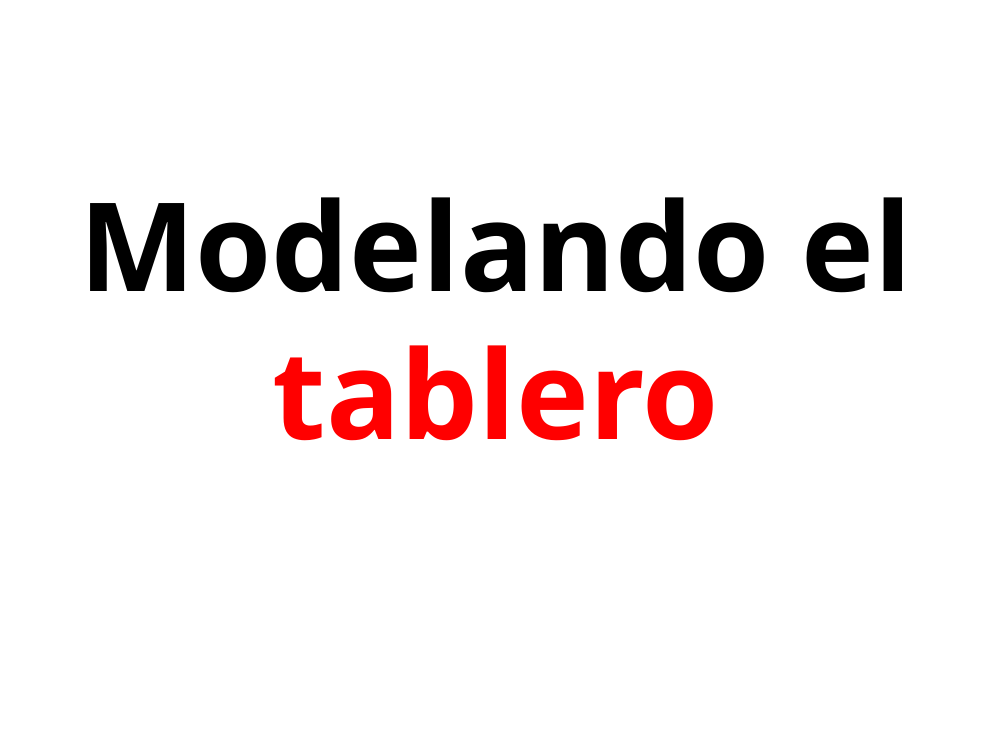
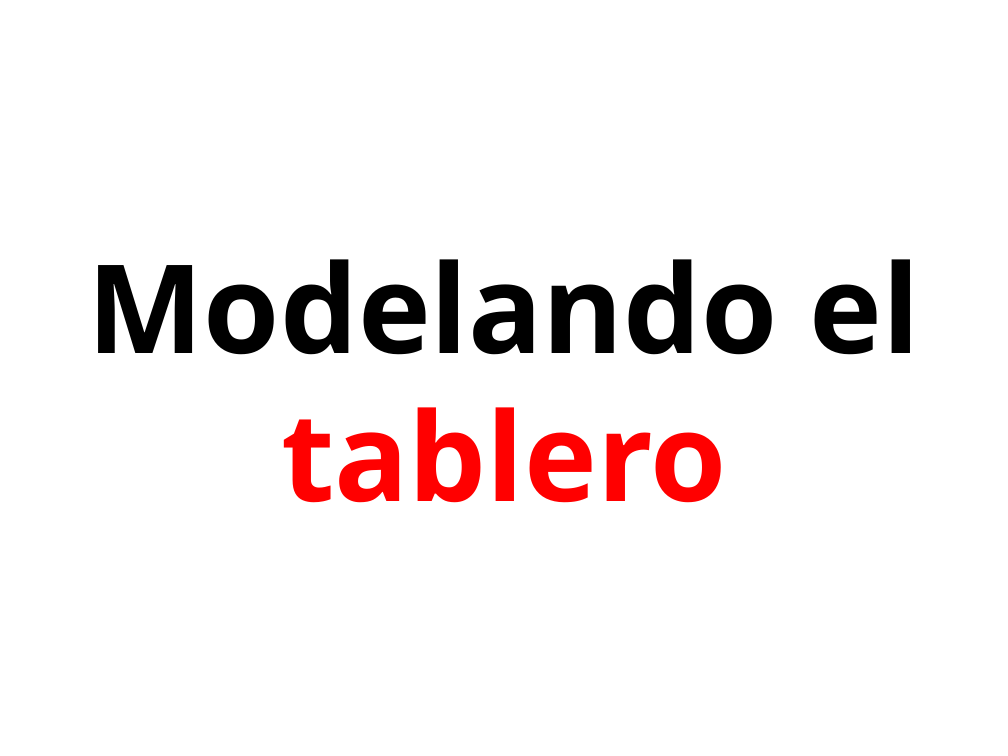
Before and after one commit to kikeacedo/Parchis, a slide deck: slide 4 of Parchis.pptx. Drawn at 1008x756 pixels with LibreOffice and Linux fonts; fonts in the diff are those of the drawing. Boxes give left, top, right and bottom in pixels: in the first picture for what was removed or moved away, otherwise in the second. Text is boxed around its words. In the diff, an @@ line names an element or a change of style, - is before the commit and + after.

```diff
--- a/Parchis.pptx
+++ b/Parchis.pptx
@@ title "Modelando el tablero": place and size @@
-title "Modelando el tablero" at (80, 197, 912, 441)
+title "Modelando el tablero" at (88, 259, 920, 503)
```
Also in this commit, not shown: 12 other slides changed, 7 slides added, 5 slides removed, 36 other files.
